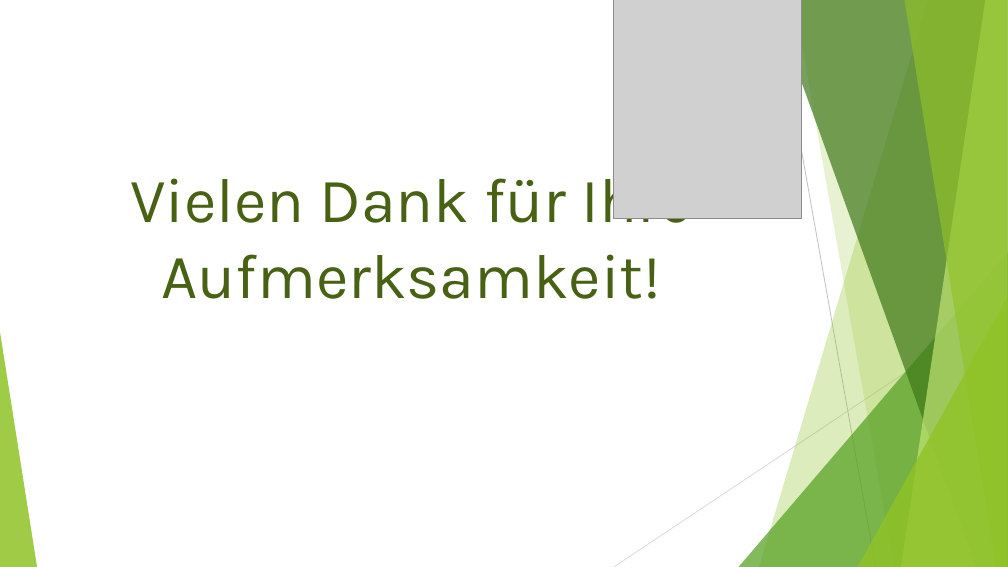
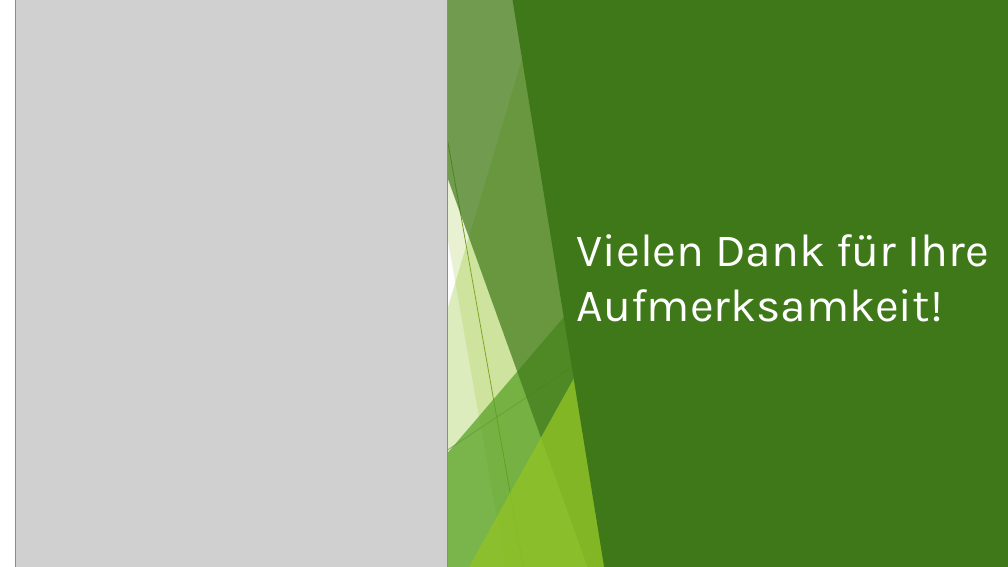
Before and after one commit to Loligxp/BV_Projekt, a slide deck: slide 15 of PodHandler.pptx. Drawn at 1008x567 pixels with LibreOffice and Linux fonts; fonts in the diff are those of the drawing; grey boxes stand for pictures. Boxes give left, top, right and bottom in pixels: in the first picture for what was removed or moved away, otherwise in the second. Text is boxed around its words. In the diff, an @@ line names an element or a change of style, - is before the commit and + after.

```diff
--- a/PodHandler.pptx
+++ b/PodHandler.pptx
@@ rectangle added at (x1=0, y1=0, x2=1008, y2=567), fill #FFFFFF @@
@@ picture resized from (x1=614, y1=0, x2=802, y2=219) to (x1=16, y1=0, x2=448, y2=567) @@
@@ freeform shape added at (x1=371, y1=0, x2=619, y2=567), fill #90C226 at 30% opacity @@
@@ freeform shape added at (x1=383, y1=0, x2=619, y2=567), fill #3F7819 at 70% opacity @@
@@ freeform shape added at (x1=405, y1=0, x2=619, y2=567), fill #90C226 at 20% opacity @@
@@ line added from (423, 0) to (523, 567), #6C921D 0.75 pt @@
@@ freeform shape added at (x1=513, y1=0, x2=1008, y2=567), fill #3F7819 @@
@@ text "Vielen Dank für Ihre Aufmerksamkeit!" moved from (x1=130, y1=165, x2=692, y2=299) to (x1=577, y1=234, x2=989, y2=322) @@
@@ text "Vielen Dank für Ihre Aufmerksamkeit!" at (x1=577, y1=234, x2=989, y2=322): size 60 to 44 pt, text colour #486113 to #FFFFFF; alignment centre to left @@
@@ triangle added at (x1=350, y1=252, x2=619, y2=567), fill #54A021 at 72% opacity @@
@@ triangle added at (x1=469, y1=297, x2=619, y2=567), fill #90C226 at 80% opacity @@
@@ line added from (666, 305) to (272, 567), #808080 0.75 pt @@
```
Also in this commit, not shown: 3 other slides changed.
